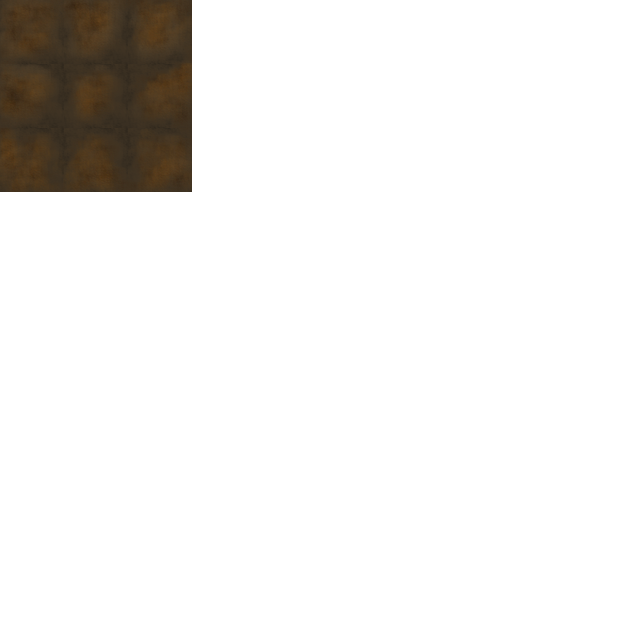
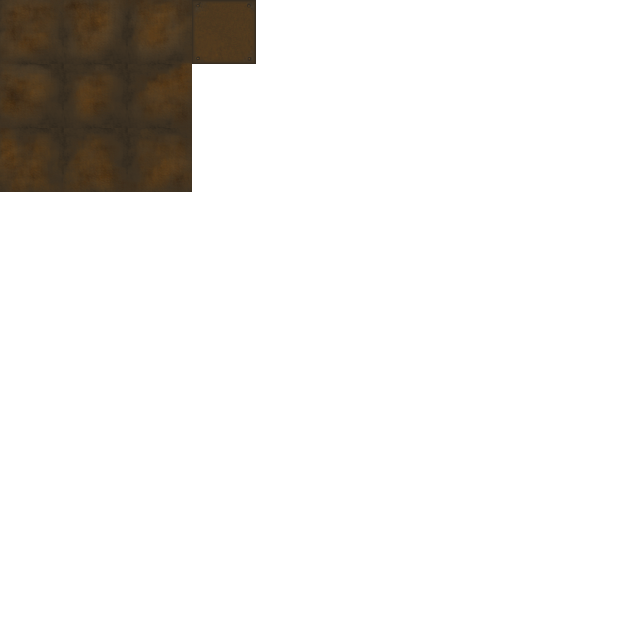
Two versions of the same layered image (640×640). Layer-by-layer changes:
added layer "WallTop" above "WallMid" over left=192, top=0, right=256, bottom=64
added layer "WallMid" above "WallBase" over left=192, top=0, right=256, bottom=64
added layer "WallBase" above "FloorDetail" over left=192, top=0, right=256, bottom=64
painted on "FloorMid" over left=192, top=7, right=254, bottom=64
